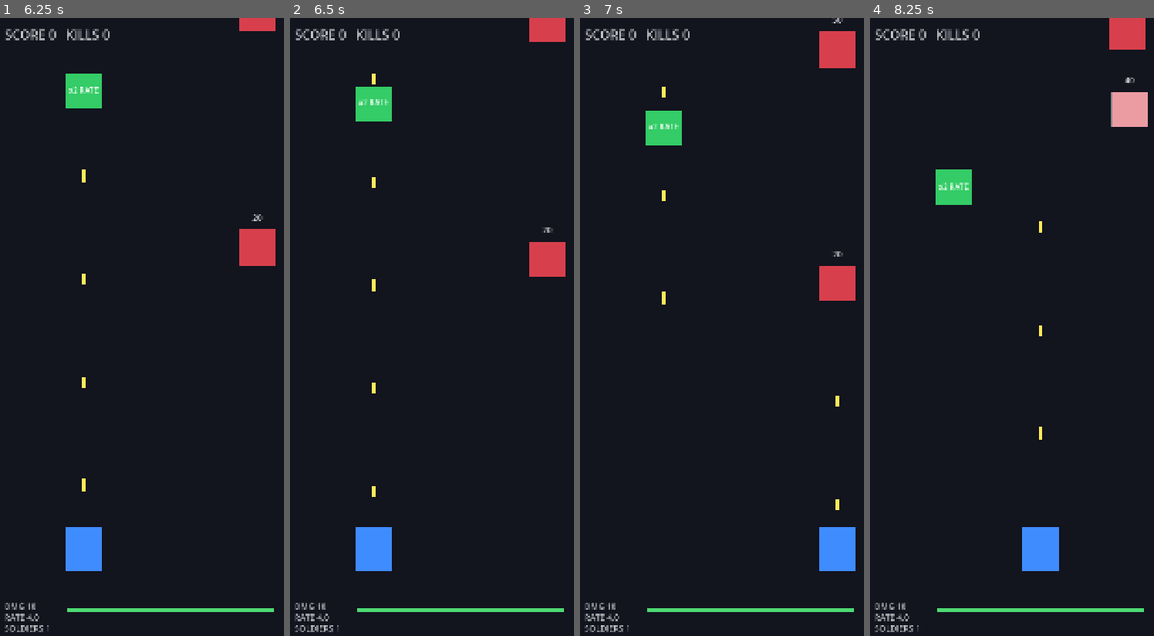
Above: before the commit, frames 1-4 (left to right).
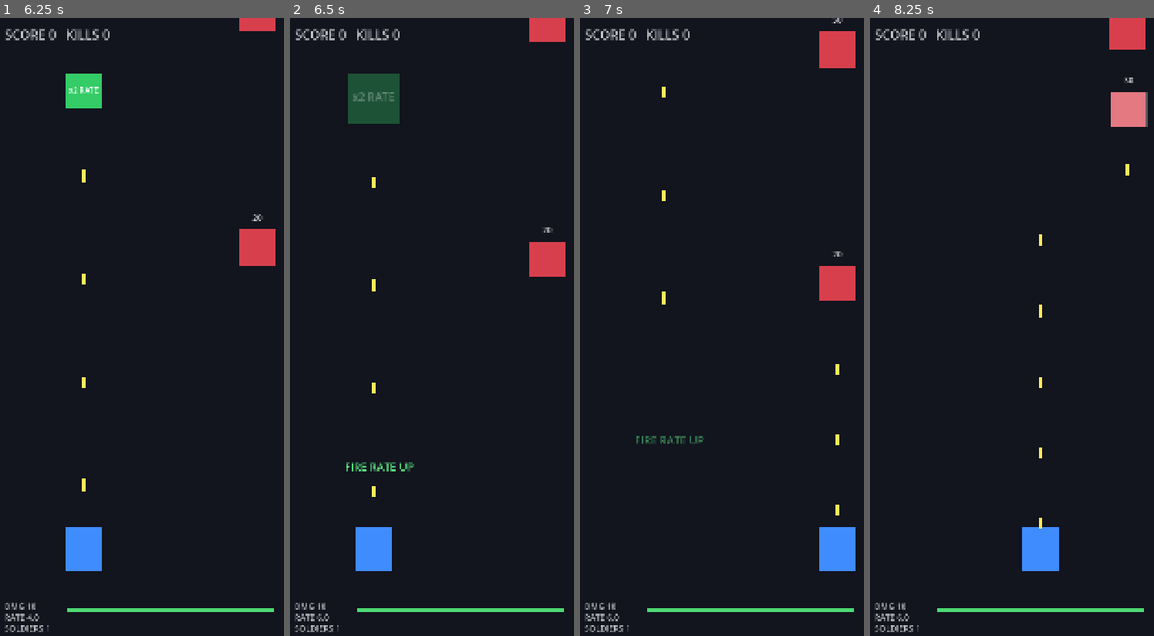
Above: after the commit, the same moments.

Repository: ScriptByFei/kernwerk-godot
Game: Godot game, scene res://scenes/game/game.tscn
Same seed, same stepped clock (60 frames per second), same inputs: the game is played once before the commit and once after it.
Inputs (mouse positions are in pixels of both pictures, inside the frame that each line leads up to):
- Up to frame 1 (6.25 s): tap Enter at 0.5 s; move the mouse to (153, 450) at 0.52 s; hold D (lane_right) 0.53-1.25 s; hold 1 (lane_1) 0.53-1.25 s; click (153, 450) at 0.67 s; tap Space at 1.25 s; drag from (275, 419) to (153, 450) at 1.27 s; move the mouse to (65, 234) at 2.02 s; hold A (lane_left) 2.03-2.75 s; hold 3 (lane_3) 2.03-2.75 s; drag from (187, 327) to (65, 234) at 2.77 s; move the mouse to (119, 172) at 3.52 s; hold A (lane_left) 3.53-4.25 s; hold 2 (lane_2) 3.53-4.25 s; drag from (247, 296) to (119, 172) at 4.27 s; move the mouse to (102, 357) at 5.02 s; hold D (lane_right) 5.03-5.75 s; hold 1 (lane_1) 5.03-5.75 s; click (102, 357) at 5.17 s; drag from (204, 191) to (102, 357) at 5.77 s
- Up to frame 2 (6.5 s): no input
- Up to frame 3 (7 s): move the mouse to (733, 450) at 6.52 s; hold D (lane_right) from 6.53 s (still down); hold 3 (lane_3) from 6.53 s (still down)
- Up to frame 4 (8.25 s): release D (lane_right) at 7.25 s; release 3 (lane_3) at 7.25 s; drag from (1145, 419) to (1023, 450) at 7.27 s; move the mouse to (935, 234) at 8.02 s; hold A (lane_left) from 8.03 s (still down); hold 2 (lane_2) from 8.03 s (still down)

Frame 1 is identical in both runs. In frame 2, 1.7% of the frame differs, in the area x 9-44%, y 9-98%; in frame 3, 1.0%; in frame 4, 1.7%, in the area x 9-98%, y 9-98%.

Commit message:
fix: upgrades missing from 'upgrades' group → bullets could never hit them

Diff:
--- a/scripts/objects/upgrade_object.gd
+++ b/scripts/objects/upgrade_object.gd
@@ -12,6 +12,7 @@
 	setup_lane(p_lane)
 	upgrade_type = p_type
 	move_speed = speed
+	add_to_group("upgrades")  # HitDetection sammelt genau diese Gruppe
 	_build_visual()
 
 func _build_visual() -> void:
Not shown, changed: index.html
Not shown, changed: index.pck
